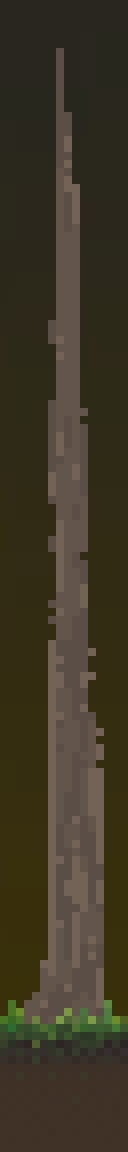
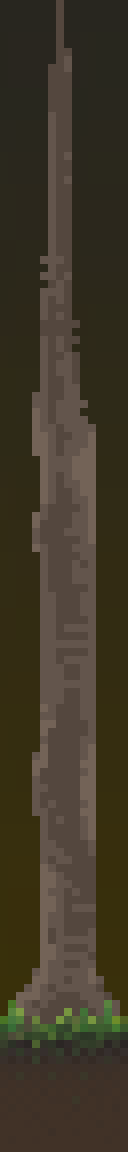
Layer changes from the first 128px x 1152px image to the second:
added layer "Layer 8" above "Layer 7" over [8, 0, 120, 1040]
hid "Layer 4", painted on it over [24, 48, 120, 1024]
